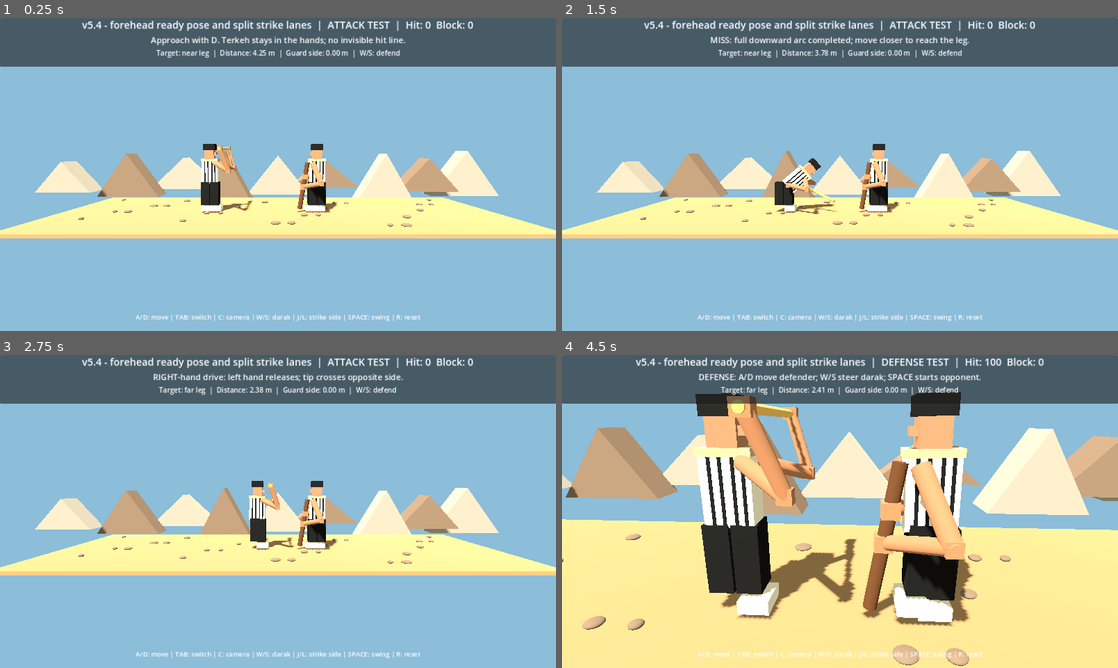
Above: before the commit, frames 1-4 (two rows, left to right).
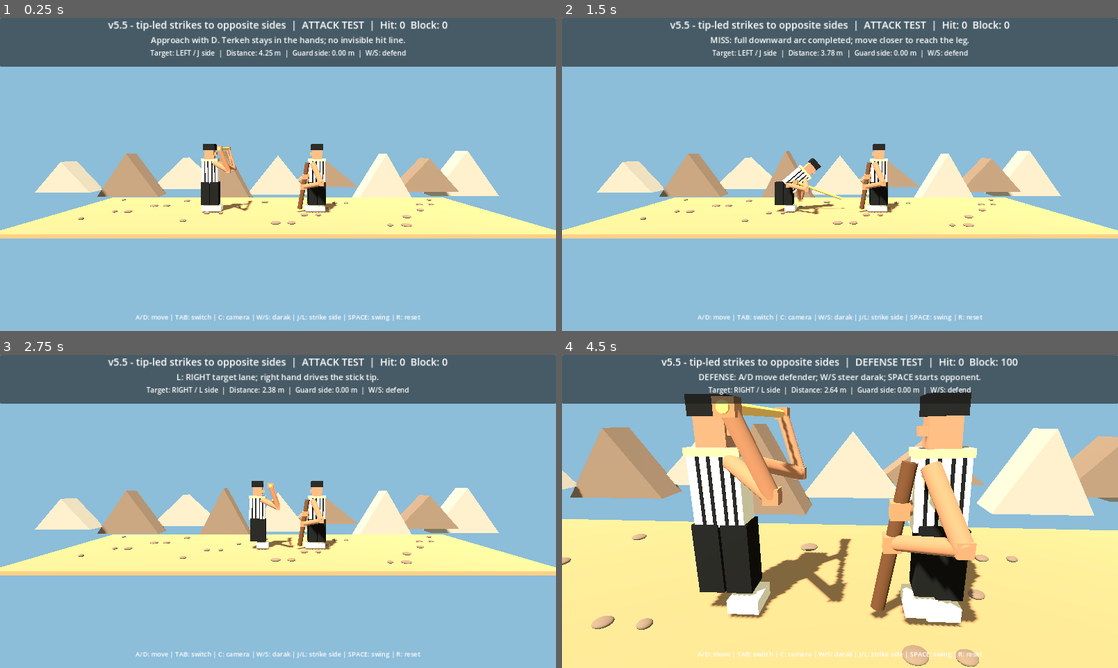
Above: after the commit, the same moments.

Repository: vahidainima-prog/tarke-darak-game
Game: Godot game, scene res://main.tscn
The game is run twice, just before and just after one commit, with the same random seed, the same clock (stepped at 60 frames per second) and the same inputs.
Inputs:
- Up to frame 1 (0.25 s): no input
- Up to frame 2 (1.5 s): tap Enter at 0.5 s; hold D 0.53-1.28 s; tap J at 0.6 s; tap Space at 0.77 s; tap L at 0.8, 1.35 s; hold S from 1.28 s (still down)
- Up to frame 3 (2.75 s): tap Space at 1.52 s; tap J at 1.55, 2.1 s; release S at 2.03 s; hold D from 2.03 s (still down); tap L at 2.3 s
- Up to frame 4 (4.5 s): release D at 2.78 s; hold W 2.78-3.53 s; tap L at 2.85, 3.8 s; tap Space at 3.02, 3.77 s; tap J at 3.05 s; hold A from 3.53 s (still down); tap C at 3.6 s; tap Tab at 4.35 s

The runs differ from the first frame. In frame 1, 1.6% of the frame differs, in the area x 14-86%, y 0-13%; in frame 2, 1.8%; in frame 3, 2.3%; in frame 4, 18%, in the area x 0-100%, y 0-100%.

Commit message:
Make left/right strikes tip-led with rear-hand grip and distinct target lanes

Diff:
--- a/tarke_darak_godot_v2/main.gd
+++ b/tarke_darak_godot_v2/main.gd
@@ -2,7 +2,7 @@
 
 # Godot 4.x — visual mechanics test. Side camera looks along -Z.
 # Feint depth: negative Z is BEHIND the attacker; positive Z is IN FRONT.
-const BUILD_LABEL := "v5.4 - forehead ready pose and split strike lanes"
+const BUILD_LABEL := "v5.5 - tip-led strikes to opposite sides"
 const DEF_X := 1.55
 const MIN_X := -4.7
 const MAX_X := 0.35
@@ -296,12 +296,12 @@
     if not defending and swing < 0.0 and recovery < 0.0:
      strike_side = 1
      feint_target = -0.60
-     say("LEFT-hand drive: right hand releases; tip crosses opposite side.")
+     say("J: LEFT target lane; left hand drives the stick tip.")
    KEY_L:
     if not defending and swing < 0.0 and recovery < 0.0:
      strike_side = -1
      feint_target = FEINT_DEPTH_LIMIT
-     say("RIGHT-hand drive: left hand releases; tip crosses opposite side.")
+     say("L: RIGHT target lane; right hand drives the stick tip.")
    KEY_SPACE:
     if swing < 0.0 and recovery < 0.0 and opponent_delay < 0.0:
      if defending:
@@ -320,26 +320,24 @@
  say("Swing: physical terkeh sweeps toward the defender.")
 
 func strike_ends(p: float) -> Array[Vector3]:
- # Ready stance: staff is raised above and IN FRONT of the face, running ACROSS the shoulders (Z axis), not
- # from behind the head toward the face (X axis).
- # The hands are on opposite sides of the head, at the two rod ends.
+ # Ready: horizontal across the forehead, each hand at an opposite end.
+ # Strike: keep the driving hand on the REAR end, with the TIP forward
+ # at the selected side of the opponent. Never lead with the fist.
  var t := clampf(p, 0.0, 1.0)
- var turn := smoothstep(0.03, 0.48, t)
- var arc := smoothstep(0.0, 1.0, t)
+ var turn := smoothstep(0.02, 0.78, t)
  var ready_center := Vector3(attack_x + 0.56, 2.48, 0.0)
- var ready_direction := Vector3(0.0, 0.0, 1.0)
- var distance := defender_x - attack_x
- var tip_reach := minf(2.02, distance - 0.18)
- var tip_x := attack_x + lerpf(1.125, tip_reach, arc)
- var tip_y := lerpf(2.48, 0.43, smoothstep(0.0, 0.75, t))
- var tip_z := float(strike_side) * lerpf(0.0, 0.34, arc)
- var angle := lerpf(0.0, -0.38, arc)
- var strike_direction := Vector3(cos(angle), sin(angle), float(strike_side) * 0.48 * arc).normalized()
- var strike_tip := Vector3(tip_x, tip_y, tip_z)
- var strike_center := strike_tip - strike_direction * (STICK_LENGTH * 0.5)
- var center := ready_center.lerp(strike_center, turn)
- var direction := ready_direction.lerp(strike_direction, turn).normalized()
- return [center - direction * (STICK_LENGTH * 0.5), center + direction * (STICK_LENGTH * 0.5)]
+ var ready_a := ready_center + Vector3(0.0, 0.0, -STICK_LENGTH * 0.5)
+ var ready_b := ready_center + Vector3(0.0, 0.0, STICK_LENGTH * 0.5)
+ # Opposite side lanes: J goes to negative Z, L to positive Z.
+ var target_side := -float(strike_side)
+ var butt := Vector3(attack_x + 0.38, 1.20, -target_side * 0.18)
+ var strike_direction := Vector3(1.92, -0.78, target_side * 0.55).normalized()
+ var tip := butt + strike_direction * STICK_LENGTH
+ # J: left hand holds rear A, tip is B.
+ # L: right hand holds rear B, tip is A.
+ var final_a := butt if strike_side > 0 else tip
+ var final_b := tip if strike_side > 0 else butt
+ return [ready_a.lerp(final_a, turn), ready_b.lerp(final_b, turn)]
 
 func guard_ends() -> Array[Vector3]:
  # One grip always follows the defender's hand. The lower end pivots across the shins.
@@ -453,7 +451,7 @@
   if segment_distance(s[0], s[1], guard_a, guard_b) <= STICK_RADIUS + GUARD_RADIUS + 0.025:
    return "block"
   # Each strike is checked only against its selected near/far leg lane.
-  var target_z := float(strike_side) * 0.34
+  var target_z := -float(strike_side) * 0.38
   var leg_a := Vector3(defender_x - 0.12, 0.12, target_z)
   var leg_b := Vector3(defender_x - 0.12, 0.77, target_z)
   if segment_distance(s[0], s[1], leg_a, leg_b) <= 0.20:
@@ -562,4 +560,4 @@
  update_visuals()
  update_camera(delta)
  header.text = BUILD_LABEL + "  |  " + ("DEFENSE TEST" if defending else "ATTACK TEST") + "  |  Hit: %d  Block: %d" % [score_hit, score_block]
- detail.text = "Target: %s leg  |  Distance: %.2f m  |  Guard side: %.2f m  |  W/S: defend" % [("near" if strike_side > 0 else "far"), defender_x - attack_x, guard_shift]
+ detail.text = "Target: %s side  |  Distance: %.2f m  |  Guard side: %.2f m  |  W/S: defend" % [("LEFT / J" if strike_side > 0 else "RIGHT / L"), defender_x - attack_x, guard_shift]
